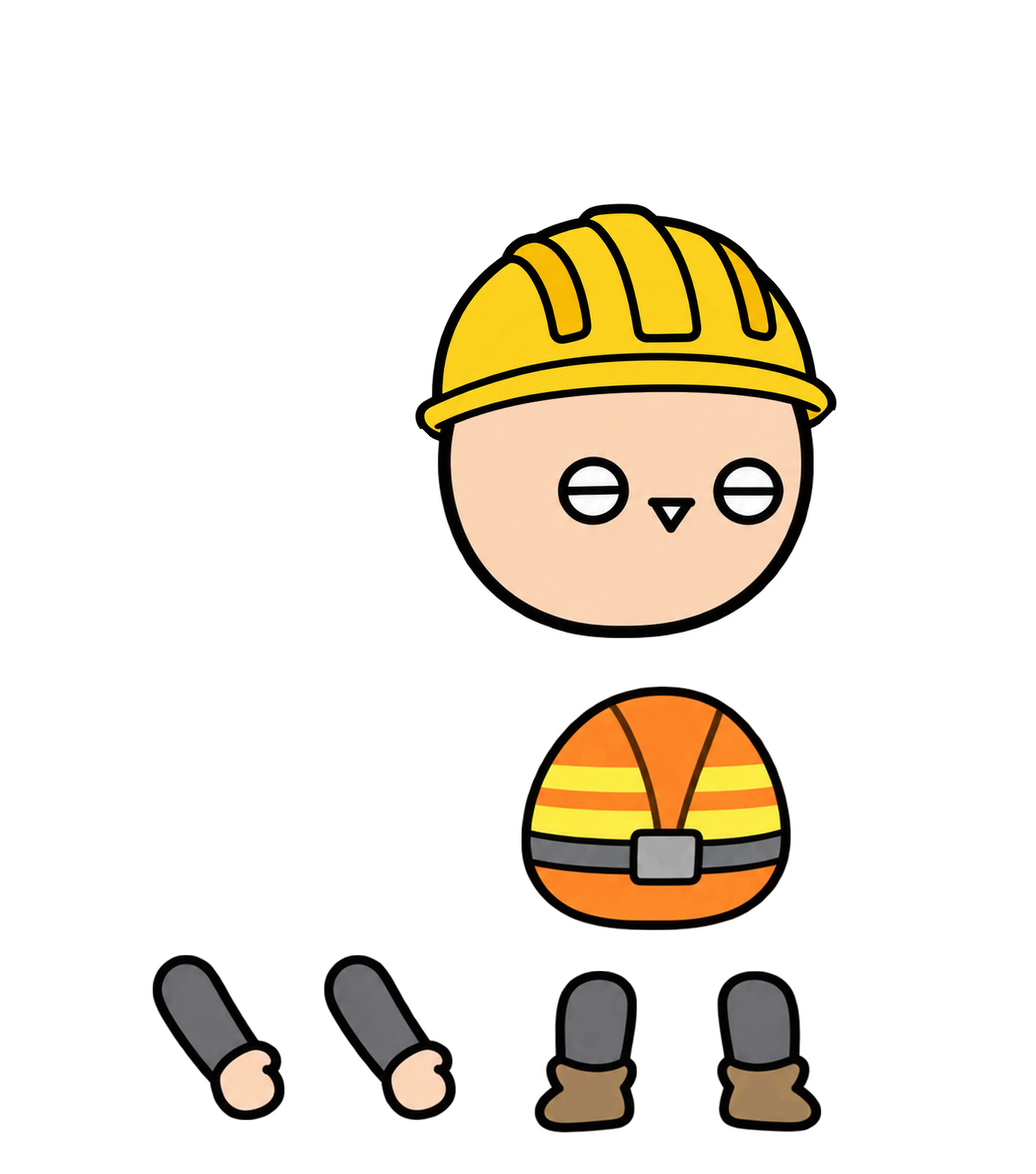
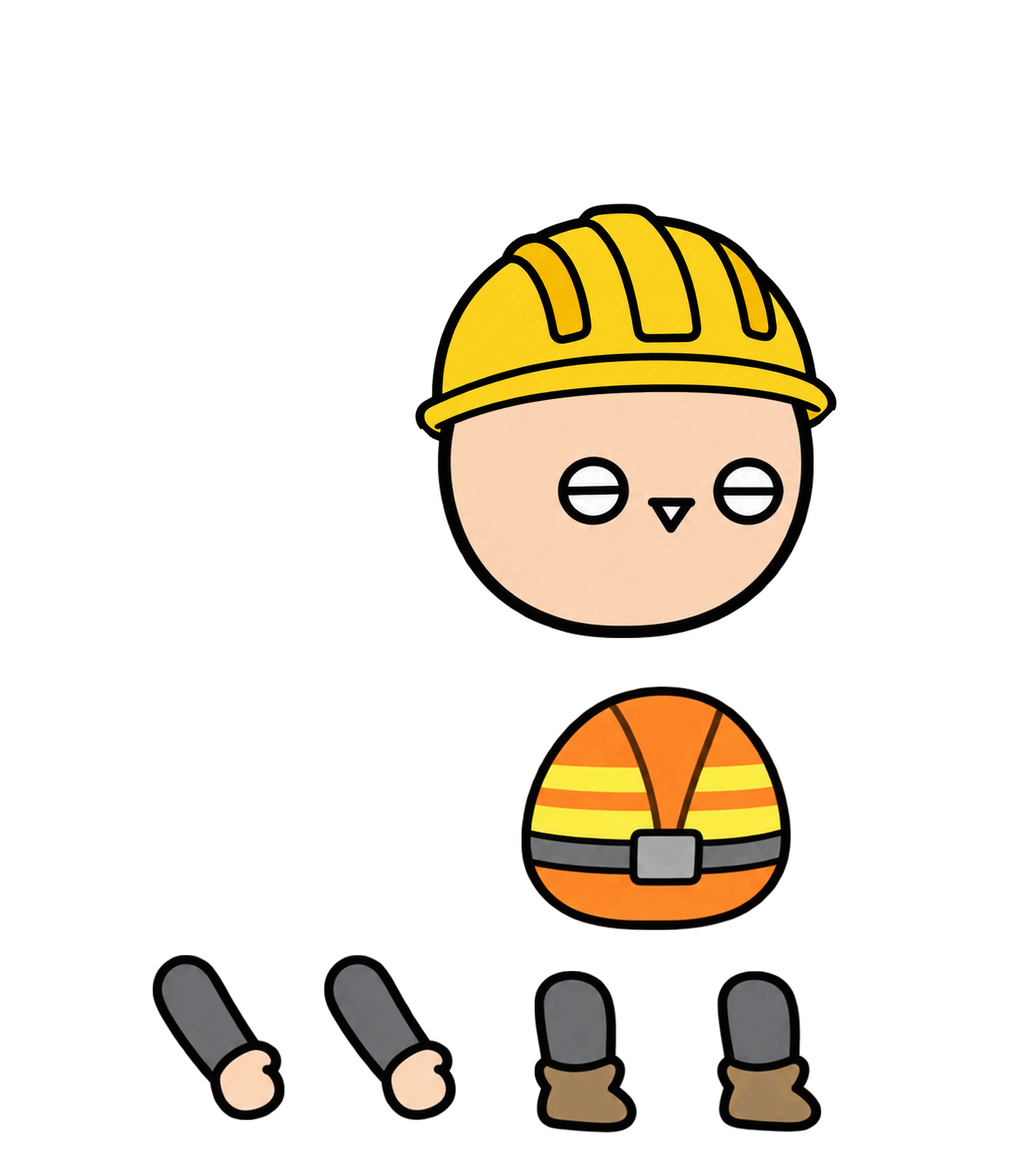
Layer changes from the first 1036 x 1174 image to the second:
painted on "다리1" over [534, 970, 637, 1133]
